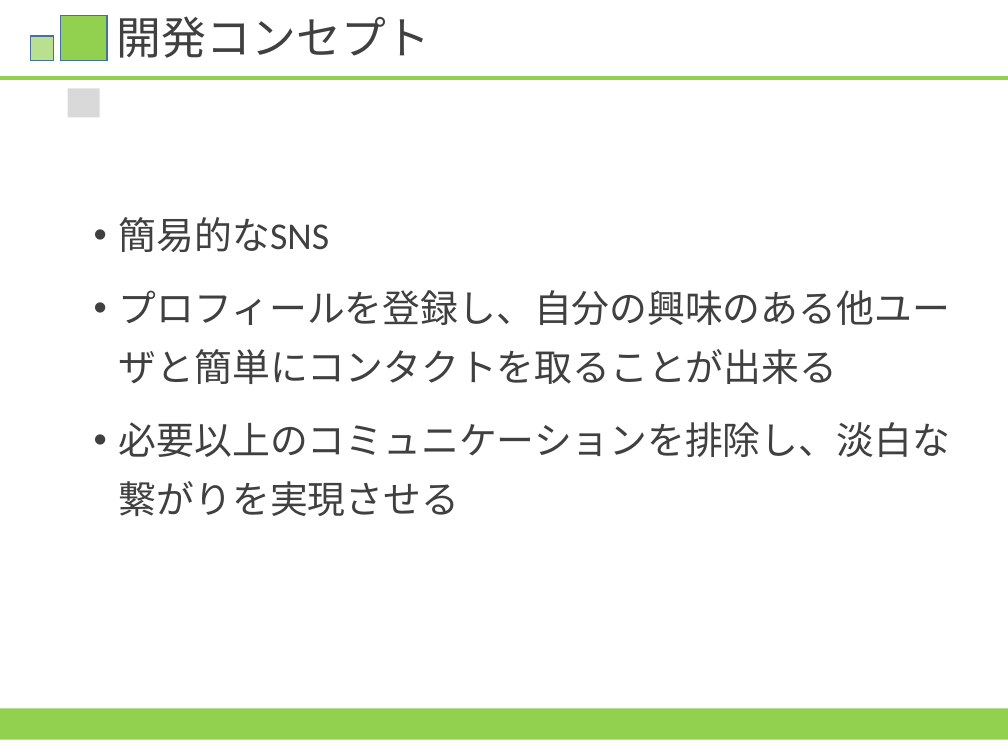
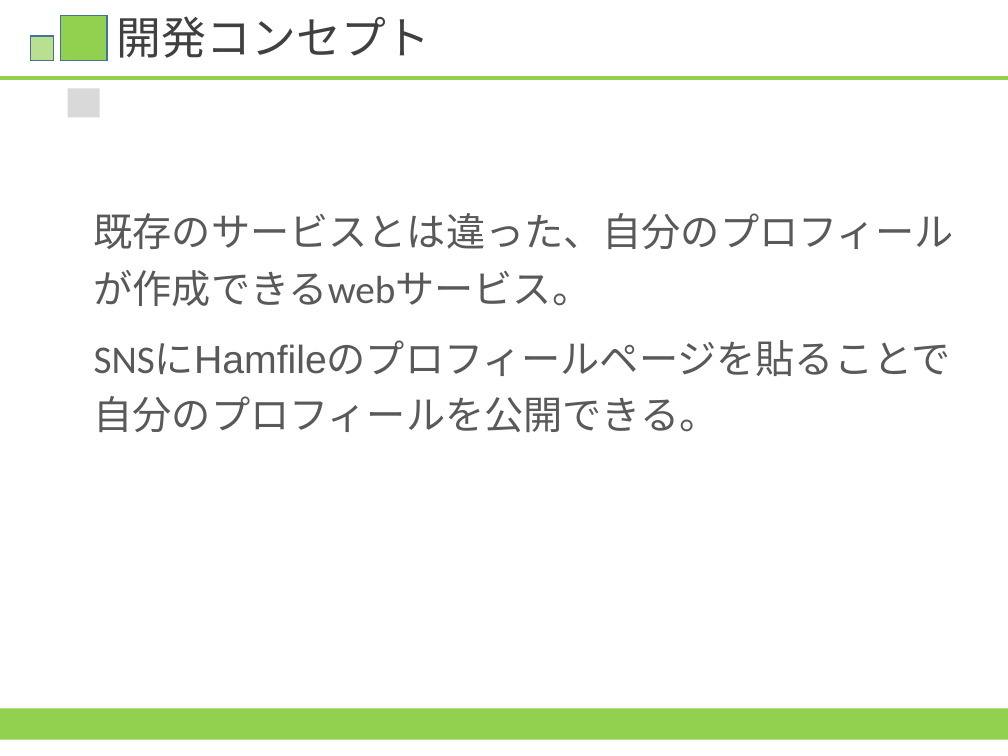
Before and after one commit to HamuroAC/Hamfile, a slide deck: slide 4 of 資料/発表資料.pptx. Drawn at 1008x756 pixels with LibreOffice and Linux fonts; fonts in the diff are those of the drawing. Boxes give left, top, right and bottom in pixels: in the first picture for what was removed or moved away, otherwise in the second. Text is boxed around its words. In the diff, an @@ line names an element or a change of style, - is before the commit and + after.

```diff
--- a/資料/発表資料.pptx
+++ b/資料/発表資料.pptx
@@ text at [94,213,954,432]: text changed; size 27 to 28 pt; text colour #404040 to #595959 @@
-• 簡易的なSNS
-• プロフィールを登録し、自分の興味のある他ユーザと簡単にコンタクトを取ることが出来る
-• 必要以上のコミュニケーションを排除し、淡白な繋がりを実現させる
+既存のサービスとは違った、自分のプロフィールが作成できるwebサービス。
+SNSにHamfileのプロフィールページを貼ることで自分のプロフィールを公開できる。
```
Also in this commit, not shown: 6 other slides changed, 1 slide added, 2 slides removed.
